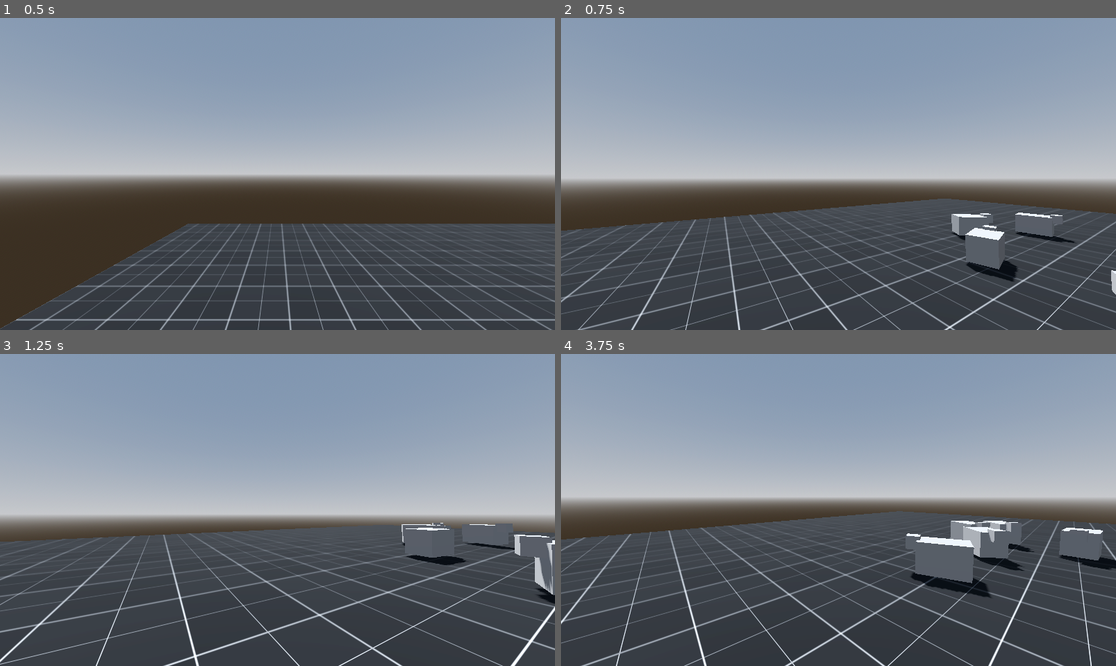
Above: before the commit, frames 1-4 (two rows, left to right).
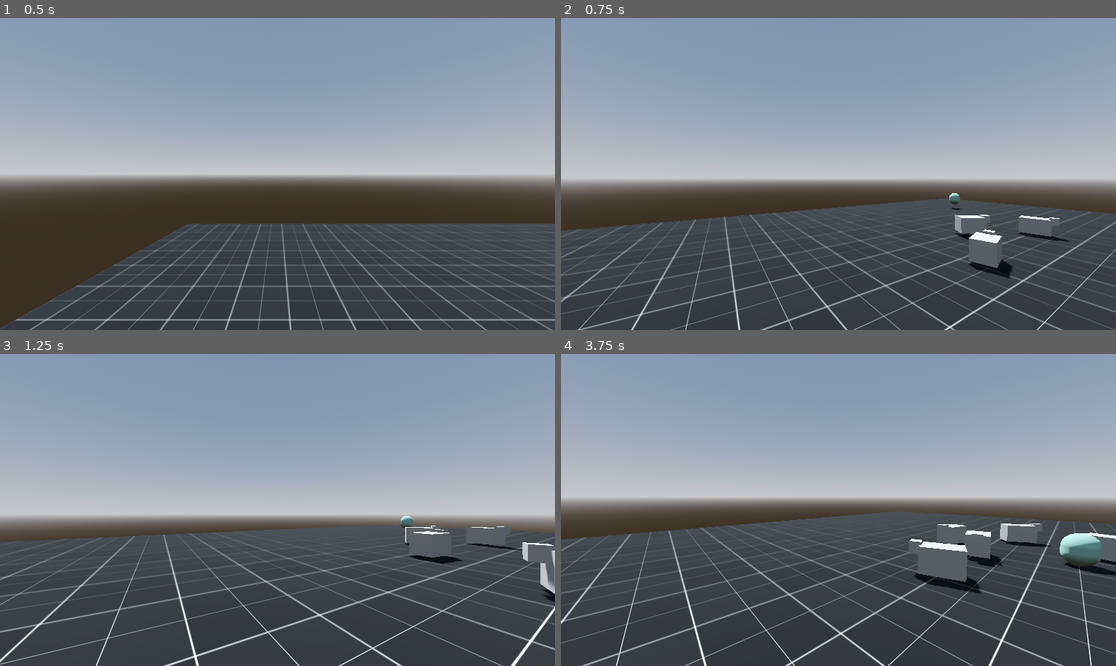
Above: after the commit, the same moments.

Repository: coat-soup/shepherd-game
Game: Godot game, scene res://levels/prototyping.tscn
Two runs of this game, one before a commit and one after it. Both use one fixed random seed, a clock stepped at 60 frames per second and the inputs below.
Inputs (mouse positions are in pixels of both pictures, inside the frame that each line leads up to):
- Up to frame 1 (0.5 s): no input
- Up to frame 2 (0.75 s): tap Enter at 0.5 s; move the mouse to (866, 174) at 0.52 s; hold Up (ui_up) from 0.53 s (still down); right-click (866, 174) at 0.6 s
- Up to frame 3 (1.25 s): keep holding Up (ui_up); tap Space (jump) at 0.77 s
- Up to frame 4 (3.75 s): keep holding Up (ui_up); move the mouse to (810, 510) at 1.27 s; right-click (810, 510) at 1.35 s; tap Space (jump) at 1.52, 3.02 s; move the mouse to (849, 503) at 2.02 s; tap O at 2.1 s; right-click (849, 503) at 2.3 s; move the mouse to (832, 516) at 2.77 s; tap U at 2.85 s; right-click (832, 516) at 3.05 s; move the mouse to (877, 513) at 3.52 s; tap Shift at 3.6 s

Frame 1 is identical in both runs. In frame 2, 0.8% of the frame differs, in the area x 69-100%, y 56-89%; in frame 3, 0.9%; in frame 4, 2.9%, in the area x 62-100%, y 53-79%.

Commit message:
dog movement

Diff:
--- /dev/null
+++ b/dog/dog.gd
@@ -0,0 +1,18 @@
+extends CharacterBody3D
+
+class_name Dog
+
+@export var nav_agent: NavigationAgent3D
+
+@export var speed := 6.0
+
+func _physics_process(delta: float) -> void:
+	var cur_pos = global_position
+	var next_pos = nav_agent.get_next_path_position()
+	var vel = (next_pos - cur_pos).normalized() * speed
+
+	velocity = vel
+	move_and_slide()
+
+func update_target_position(t_pos):
+	nav_agent.set_target_position(t_pos)
--- /dev/null
+++ b/dog/dog.tscn
@@ -0,0 +1,26 @@
+[gd_scene load_steps=5 format=3 uid="uid://cupbh2pwx2go0"]
+
+[ext_resource type="Script" path="res://dog/dog.gd" id="1_2gpl8"]
+
+[sub_resource type="CapsuleMesh" id="CapsuleMesh_r1t5h"]
+height = 1.2
+
+[sub_resource type="StandardMaterial3D" id="StandardMaterial3D_udjaw"]
+albedo_color = Color(0.483711, 0.630901, 0.583762, 1)
+
+[sub_resource type="CapsuleShape3D" id="CapsuleShape3D_1ldgy"]
+height = 1.2
+
+[node name="Dog" type="CharacterBody3D" node_paths=PackedStringArray("nav_agent") groups=["dog"]]
+collision_mask = 3
+script = ExtResource("1_2gpl8")
+nav_agent = NodePath("NavigationAgent3D")
+
+[node name="MeshInstance3D" type="MeshInstance3D" parent="."]
+mesh = SubResource("CapsuleMesh_r1t5h")
+surface_material_override/0 = SubResource("StandardMaterial3D_udjaw")
+
+[node name="CollisionShape3D" type="CollisionShape3D" parent="."]
+shape = SubResource("CapsuleShape3D_1ldgy")
+
+[node name="NavigationAgent3D" type="NavigationAgent3D" parent="."]
--- a/levels/prototyping.tscn
+++ b/levels/prototyping.tscn
@@ -1,9 +1,10 @@
-[gd_scene load_steps=9 format=3 uid="uid://bknx5waew7h7a"]
+[gd_scene load_steps=11 format=3 uid="uid://bknx5waew7h7a"]
 
 [ext_resource type="Script" path="res://system/game_manager.gd" id="1_aa60n"]
 [ext_resource type="PackedScene" uid="uid://cyk67kv73er43" path="res://player/player.tscn" id="1_xspk7"]
 [ext_resource type="Shader" path="res://levels/prototype_grid.gdshader" id="2_armmp"]
 [ext_resource type="PackedScene" uid="uid://doex6bpslr5f1" path="res://sheep/sheep.tscn" id="4_yegb0"]
+[ext_resource type="PackedScene" uid="uid://cupbh2pwx2go0" path="res://dog/dog.tscn" id="5_avyqv"]
 
 [sub_resource type="ProceduralSkyMaterial" id="ProceduralSkyMaterial_gm8k2"]
 sky_horizon_color = Color(0.64625, 0.65575, 0.67075, 1)
@@ -17,6 +18,10 @@
 sky = SubResource("Sky_0xu5t")
 tonemap_mode = 2
 glow_enabled = true
+
+[sub_resource type="NavigationMesh" id="NavigationMesh_ks0d3"]
+vertices = PackedVector3Array(-19.5, 0.5, -19.5, -19.5, 0.5, 19.5, 19.5, 0.5, 19.5, 19.5, 0.5, -19.5)
+polygons = [PackedInt32Array(3, 2, 0), PackedInt32Array(0, 2, 1)]
 
 [sub_resource type="ShaderMaterial" id="ShaderMaterial_gmg0p"]
 render_priority = 0
@@ -57,7 +62,10 @@
 
 [node name="World" type="Node3D" parent="."]
 
-[node name="CSGBox3D" type="CSGBox3D" parent="World"]
+[node name="NavigationRegion3D" type="NavigationRegion3D" parent="World"]
+navigation_mesh = SubResource("NavigationMesh_ks0d3")
+
+[node name="CSGBox3D" type="CSGBox3D" parent="World/NavigationRegion3D"]
 transform = Transform3D(1, 0, 0, 0, 1, 0, 0, 0, 1, 0, -0.5, 0)
 material_override = SubResource("ShaderMaterial_gmg0p")
 use_collision = true
@@ -86,3 +94,6 @@
 [node name="Sheep6" parent="." node_paths=PackedStringArray("scared_of") instance=ExtResource("4_yegb0")]
 transform = Transform3D(0.801911, 0, -0.597443, 0, 1, 0, 0.597443, 0, 0.801911, 4.87729, 3.32812, -0.165298)
 scared_of = [NodePath("../Player")]
+
+[node name="Dog" parent="." instance=ExtResource("5_avyqv")]
+transform = Transform3D(1, 0, 0, 0, 1, 0, 0, 0, 1, 10.7719, 1.07591, -13.2556)
--- /dev/null
+++ b/player/dog_controller.gd
@@ -0,0 +1,51 @@
+extends Node
+
+@export var max_distance := 300
+@export var dog : Dog
+@export var cam : Camera3D
+@onready var player: PlayerMovement = $".."
+@onready var marker: Node3D = $Marker
+
+var valid_marker := false
+var marker_position := Vector3.ZERO
+
+var holding_marker := false
+
+func _ready() -> void:
+	dog = get_tree().get_first_node_in_group("dog")
+	if dog == null:
+		push_warning("No dog found!")
+	else:
+		dog.nav_agent.target_reached.connect(hide_marker)
+
+
+func _input(event: InputEvent) -> void:
+	if Input.is_action_just_pressed("command_dog"):
+		holding_marker = true
+		marker.visible = true
+	if Input.is_action_just_released("command_dog"):
+		holding_marker = false
+		dog.update_target_position(marker_position)
+
+
+func _process(delta: float) -> void:
+		if holding_marker:
+			raycast_marker()
+
+
+func raycast_marker():
+	var space_state = player.get_world_3d().direct_space_state
+
+	var origin = cam.global_position
+	var end = origin + -cam.global_basis.z * max_distance
+	var query = PhysicsRayQueryParameters3D.create(origin, end, 1)
+	query.exclude = [player]
+
+	var result := space_state.intersect_ray(query)
+	if result:
+		marker_position = result.position
+		marker.position = marker_position
+
+
+func hide_marker():
+	marker.visible = false
--- a/player/player.tscn
+++ b/player/player.tscn
@@ -1,13 +1,27 @@
-[gd_scene load_steps=4 format=3 uid="uid://cyk67kv73er43"]
+[gd_scene load_steps=8 format=3 uid="uid://cyk67kv73er43"]
 
-[ext_resource type="Script" path="res://player/Player.gd" id="1_u3ln2"]
+[ext_resource type="Script" path="res://player/player_movement.gd" id="1_u3ln2"]
+[ext_resource type="Script" path="res://player/dog_controller.gd" id="2_bi21y"]
 
 [sub_resource type="CapsuleMesh" id="CapsuleMesh_765p8"]
 
 [sub_resource type="CapsuleShape3D" id="CapsuleShape3D_ybx0f"]
 
+[sub_resource type="CylinderMesh" id="CylinderMesh_hme53"]
+bottom_radius = 0.0
+height = 1.0
+
+[sub_resource type="StandardMaterial3D" id="StandardMaterial3D_cuaye"]
+transparency = 1
+shading_mode = 0
+albedo_color = Color(0, 0.713726, 0.945098, 0.631373)
+
+[sub_resource type="CylinderMesh" id="CylinderMesh_65mbg"]
+height = 0.001
+
 [node name="Player" type="CharacterBody3D" groups=["player"]]
 transform = Transform3D(1, 0, 0, 0, 1, 0, 0, 0, 1, 0, 1.1605, 0)
+collision_mask = 3
 script = ExtResource("1_u3ln2")
 
 [node name="MeshInstance3D" type="MeshInstance3D" parent="."]
@@ -21,3 +35,22 @@
 transform = Transform3D(1, 0, 0, 0, 1, 0, 0, 0, 1, 0, 0.732802, 0)
 
 [node name="Camera" type="Camera3D" parent="CameraPivot"]
+
+[node name="DogController" type="Node" parent="." node_paths=PackedStringArray("cam")]
+script = ExtResource("2_bi21y")
+cam = NodePath("../CameraPivot/Camera")
+
+[node name="Marker" type="Node3D" parent="DogController"]
+transform = Transform3D(1, 0, 0, 0, -1, -8.74228e-08, 0, 8.74228e-08, -1, 0, 0, 0)
+
+[node name="Arrow" type="MeshInstance3D" parent="DogController/Marker"]
+transform = Transform3D(1, 0, 0, 0, -1, -8.74228e-08, 0, 8.74228e-08, -1, 0, -1, -8.74228e-08)
+mesh = SubResource("CylinderMesh_hme53")
+skeleton = NodePath("../..")
+surface_material_override/0 = SubResource("StandardMaterial3D_cuaye")
+
+[node name="Circle" type="MeshInstance3D" parent="DogController/Marker"]
+transform = Transform3D(1, 0, 0, 0, 1, 0, 0, 0, 1, 0, -0.157355, -1.37564e-08)
+mesh = SubResource("CylinderMesh_65mbg")
+skeleton = NodePath("../..")
+surface_material_override/0 = SubResource("StandardMaterial3D_cuaye")
--- a/player/Player.gd
+++ b/player/player_movement.gd
@@ -1,6 +1,6 @@
 extends CharacterBody3D
 
-class_name Player
+class_name PlayerMovement
 
 @onready var camera_pivot: Node3D = $CameraPivot
 @onready var camera: Camera3D = $CameraPivot/Camera
--- a/project.godot
+++ b/project.godot
@@ -28,6 +28,7 @@
 
 sheep=""
 player=""
+dog=""
 
 [input]
 
@@ -56,3 +57,8 @@
 "events": [Object(InputEventKey,"resource_local_to_scene":false,"resource_name":"","device":-1,"window_id":0,"alt_press …(191 unchanged characters)…
 ]
 }
+command_dog={
+"deadzone": 0.5,
+"events": [Object(InputEventMouseButton,"resource_local_to_scene":false,"resource_name":"","device":-1,"window_id":0,"alt_pressed":false,"shift_pressed":false,"ctrl_pressed":false,"meta_pressed":false,"button_mask":2,"position":Vector2(154, 13),"global_position":Vector2(163, 59),"factor":1.0,"button_index":2,"canceled":false,"pressed":true,"double_click":false,"script":null)
+]
+}
--- a/sheep/sheep.gd
+++ b/sheep/sheep.gd
@@ -22,6 +22,10 @@
 	for s in get_tree().get_nodes_in_group("sheep"):
 		if s != self:
 			sheep.append(s as Sheep)
+
+	var dog = get_tree().get_first_node_in_group("dog")
+	if dog != null:
+		scared_of.append(dog)
 
 func _physics_process(delta: float) -> void:
 	# gravity
--- a/sheep/sheep.tscn
+++ b/sheep/sheep.tscn
@@ -7,14 +7,16 @@
 height = 2.26309
 
 [node name="Sheep" type="CharacterBody3D" groups=["sheep"]]
+collision_layer = 2
+collision_mask = 3
 script = ExtResource("1_afsqb")
 
 [node name="CSGBox3D" type="CSGBox3D" parent="."]
-transform = Transform3D(1, 0, 0, 0, 1, 0, 0, 0, 1.50033, 0, 0, 0)
+transform = Transform3D(0.86163, 0, 0, 0, 0.86163, 0, 0, 0, 1.29273, 0, 0.0182431, 0.0411257)
 
 [node name="CSGBox3D2" type="CSGBox3D" parent="."]
-transform = Transform3D(0.435914, 0, 0, 0, 0.435914, 0, 0, 0, 0.435914, 0, 0.39553, 0.89165)
+transform = Transform3D(0.375597, 0, 0, 0, 0.375597, 0, 0, 0, 0.375597, 0, 0.359044, 0.809399)
 
 [node name="CollisionShape3D" type="CollisionShape3D" parent="."]
-transform = Transform3D(1, 0, 0, 0, -4.37114e-08, -1, 0, 1, -4.37114e-08, 0, 0, 0)
+transform = Transform3D(0.86163, 0, 0, 0, -3.76631e-08, -0.86163, 0, 0.86163, -3.76631e-08, 0, 0.0182431, 0.0411257)
 shape = SubResource("CapsuleShape3D_ly3sw")
